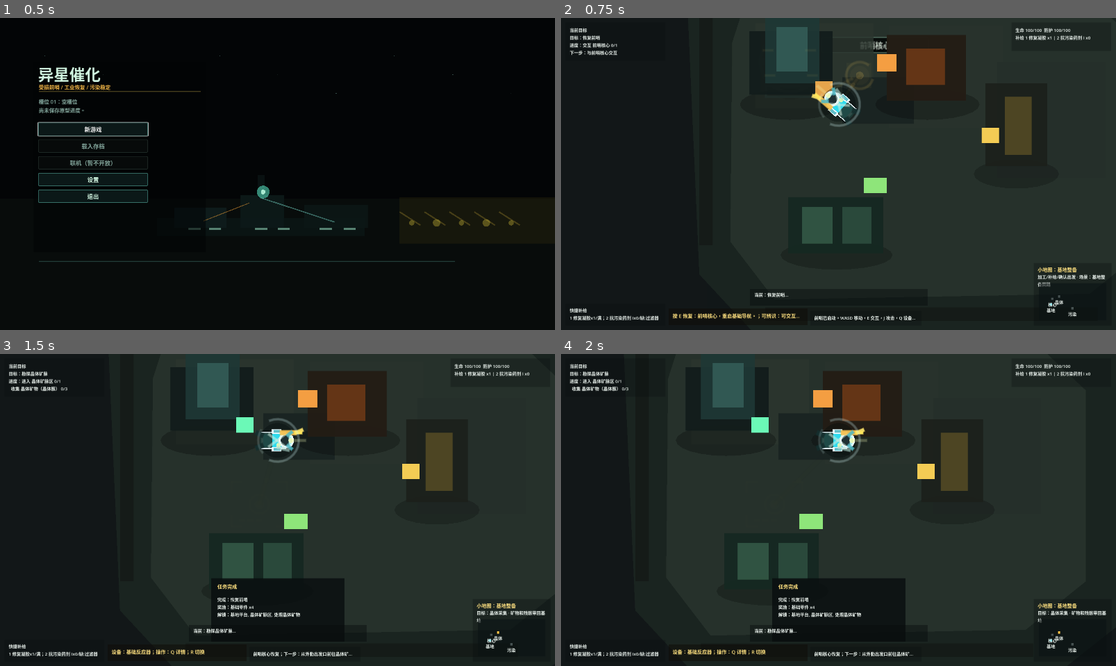
Above: before the commit, frames 1-4 (two rows, left to right).
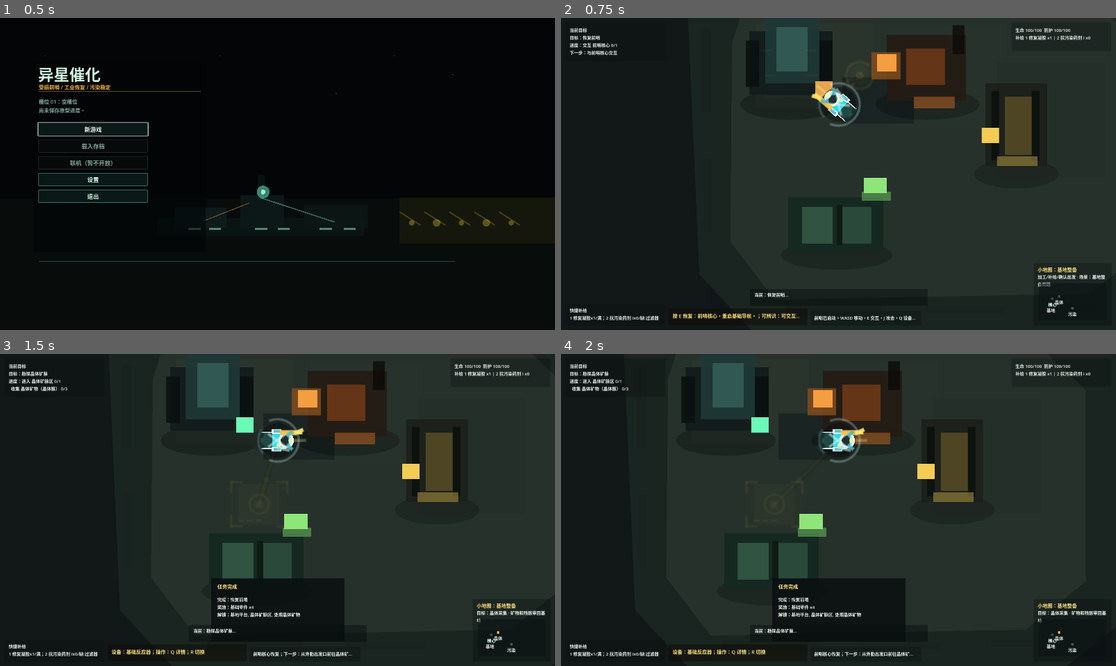
Above: after the commit, the same moments.

Repository: laugh0608/RadishCatalyst
Game: Godot game, scene res://scenes/boot/Boot.tscn
Same seed, same stepped clock (60 frames per second), same inputs: the game is played once before the commit and once after it.
Inputs (mouse positions are in pixels of both pictures, inside the frame that each line leads up to):
- Up to frame 1 (0.5 s): no input
- Up to frame 2 (0.75 s): click "新游戏" at 0.5 s
- Up to frame 3 (1.5 s): tap Enter at 1.25 s; move the mouse to (399, 494) at 1.27 s; hold D (move_right) from 1.28 s (still down); tap E (interact) at 1.35 s; click (399, 494) at 1.42 s
- Up to frame 4 (2 s): keep holding D (move_right)

Frame 1 is identical in both runs. In frame 2, 1.2% of the frame differs, in the area x 33-86%, y 2-59%; in frame 3, 1.1%; in frame 4, 1.0%.
Error in both runs: Invalid type in function '_draw_polyline_closed' in base 'Node2D (DemoBaseStartupPresentationLayer)'. The array of argument 1 (Array) does not have the same el…

Commit message:
fix: 强化基地第一屏设备剪影
- 将首屏墙脚拆成短段，避免重新读成黑色遮挡条。

- 补核心、反应器、储存和整备台职责化剪影，并压低核心焦点遮挡。

- 同步 V2 检查、专题和周志记录。

Diff:
--- a/client/scripts/checks/demo_resource_chain_state_check.gd
+++ b/client/scripts/checks/demo_resource_chain_state_check.gd
@@ -371,6 +371,7 @@
 	var playable_scene_layer := map.get_node("DemoPlayableSceneRebuildLayer") as DemoPlayableSceneRebuildLayer
 	var startup_layer := map.get_node("DemoBaseStartupPresentationLayer") as DemoBaseStartupPresentationLayer
 	var player := map.get_node("Player") as PlayerController
+	var guidance := map.get_node("CurrentObjectiveGuidanceLayer") as CurrentObjectiveGuidanceLayer
 	var outpost_core := map.get_node("Interactables/OutpostCore") as PrototypeInteractable
 	var reactor := map.get_node("Interactables/BasicReactor") as PrototypeInteractable
 	var storage := map.get_node("Interactables/BasicStorageBuildSite") as PrototypeInteractable
@@ -387,16 +388,20 @@
 	_expect_equal(scene_layer.has_scene_shape("base_first_screen_scene.solid_floor_mass"), true, "base first screen scene uses solid floor mass")
 	_expect_equal(scene_layer.has_scene_shape("base_first_screen_scene.platform_edge_boundaries"), true, "base first screen scene has platform boundaries")
 	_expect_equal(scene_layer.has_scene_shape("base_first_screen_scene.low_profile_boundaries"), true, "base first screen scene keeps boundaries low profile")
+	_expect_equal(scene_layer.has_scene_shape("base_first_screen_scene.segmented_wall_edges"), true, "base first screen scene breaks wall edges into short segments")
 	_expect_equal(scene_layer.has_scene_shape("base_first_screen_scene.outpost_core_volume"), true, "base first screen scene gives the core a solid volume")
 	_expect_equal(scene_layer.has_scene_shape("base_first_screen_scene.reactor_volume"), true, "base first screen scene gives the reactor a solid volume")
 	_expect_equal(scene_layer.has_scene_shape("base_first_screen_scene.storage_volume"), true, "base first screen scene gives storage a solid volume")
 	_expect_equal(scene_layer.has_scene_shape("base_first_screen_scene.outfitting_volume"), true, "base first screen scene gives outfitting a solid volume")
+	_expect_equal(scene_layer.has_scene_shape("base_first_screen_scene.device_silhouette_language"), true, "base first screen scene adds device-specific silhouette language")
 	_expect_equal(scene_layer.has_scene_shape("base_first_screen_scene.right_crystal_edge_context"), true, "base first screen scene keeps crystal context to the right edge")
 	_expect_equal(scene_layer.has_scene_shape("base_first_screen_scene.right_crystal_edge_deemphasized"), true, "base first screen scene keeps right crystal edge secondary")
 	_expect_equal(scene_layer.has_scene_shape("base_first_screen_scene.old_rebuild_layer_deemphasized"), true, "base first screen scene demotes the old rebuild layer")
+	_expect_equal(scene_layer.has_scene_shape("base_first_screen_scene.core_focus_compact"), true, "base first screen scene compacts the core focus readout")
 	_expect_equal(scene_layer.has_scene_shape("base_first_screen_scene.existing_interactions_preserved"), true, "base first screen scene records that interactions stay on existing objects")
 	_expect_equal(scene_layer.get_scene_part_count() >= 30, true, "base first screen scene builds many solid parts instead of one overlay board")
 	_expect_equal(scene_layer.get_device_volume_count(), 4, "base first screen scene has four key device volumes")
+	_expect_equal(scene_layer.get_device_silhouette_part_count() >= 10, true, "base first screen scene has device-specific silhouette parts")
 	_expect_equal(scene_layer.get_material_block_count() >= 8, true, "base first screen scene separates material blocks across floor and devices")
 	_expect_equal(scene_layer.get_service_port_count(), 4, "base first screen scene exposes short service ports")
 	_expect_equal(scene_layer.has_scene_part("base_first_screen_scene.part.floor_mass"), true, "base first screen scene has a floor mass part")
@@ -410,12 +415,17 @@
 	_expect_equal(scene_layer.get_muted_context_rect_count() >= 8, true, "base first screen scene suppresses old region color blocks")
 	_expect_equal(playable_scene_layer.modulate.a <= 0.001, true, "base first screen scene hides the old playable rebuild stack in its first-screen scope")
 	_expect_equal(startup_layer.modulate.a <= 0.001, true, "base first screen scene hides the old startup presentation stack in its first-screen scope")
+	_expect_equal(guidance.modulate.a <= 0.181, true, "base first screen scene lowers the current objective overlay")
 	_expect_equal(scene_layer.z_index < player.z_index, true, "base first screen scene stays below the playable actor")
 	_expect_equal(outpost_core.definition_id, "building.outpost_core", "base first screen keeps the existing outpost core interactable")
 	_expect_equal(reactor.definition_id, "building.basic_reactor", "base first screen keeps the existing reactor interactable")
 	_expect_equal(storage.definition_id, "building.basic_storage", "base first screen keeps the existing storage interactable")
 	_expect_equal(outfitting.definition_id, "building.field_outfitting_station", "base first screen keeps the existing outfitting interactable")
 	_expect_equal(map.current_interactable, outpost_core, "base first screen keeps the default first interaction on the outpost core")
+	scene_layer.refresh_focus_visibility(character.position)
+	_expect_equal(outpost_core.label.visible, false, "base first screen hides the core scene label near the player")
+	_expect_equal(outpost_core.focus_ring.modulate.a <= 0.281, true, "base first screen lowers the core focus ring")
+	_expect_equal(outpost_core.marker.modulate.a <= 0.581, true, "base first screen lowers the core marker")
 
 	world.quest_state.complete_quest("quest.restore_outpost")
 	world.add_base_structure("structure.basic_storage", "building.basic_storage", "region.outpost_platform")
--- a/client/scripts/map/demo_base_first_screen_scene_layer.gd
+++ b/client/scripts/map/demo_base_first_screen_scene_layer.gd
@@ -21,11 +21,13 @@
 	"base_first_screen_scene.solid_floor_mass": true,
 	"base_first_screen_scene.platform_edge_boundaries": true,
 	"base_first_screen_scene.low_profile_boundaries": true,
+	"base_first_screen_scene.segmented_wall_edges": true,
 	"base_first_screen_scene.player_spawn_service_pad": true,
 	"base_first_screen_scene.outpost_core_volume": true,
 	"base_first_screen_scene.reactor_volume": true,
 	"base_first_screen_scene.storage_volume": true,
 	"base_first_screen_scene.outfitting_volume": true,
+	"base_first_screen_scene.device_silhouette_language": true,
 	"base_first_screen_scene.grounding_shadows": true,
 	"base_first_screen_scene.material_blocks": true,
 	"base_first_screen_scene.short_service_ports": true,
@@ -33,6 +35,7 @@
 	"base_first_screen_scene.right_crystal_edge_deemphasized": true,
 	"base_first_screen_scene.old_rebuild_layer_deemphasized": true,
 	"base_first_screen_scene.startup_stack_suppressed": true,
+	"base_first_screen_scene.core_focus_compact": true,
 	"base_first_screen_scene.existing_interactions_preserved": true,
 	"base_first_screen_scene.no_new_content_state": true,
 	"base_first_screen_scene.far_core_station_excluded": true,
@@ -61,6 +64,20 @@
 	"base_first_screen_scene.part.reactor_feed_port",
 	"base_first_screen_scene.part.storage_supply_port",
 	"base_first_screen_scene.part.outfitting_lock_port",
+]
+
+const DEVICE_SILHOUETTE_IDS := [
+	"base_first_screen_scene.part.core_side_clamp_left",
+	"base_first_screen_scene.part.core_side_clamp_right",
+	"base_first_screen_scene.part.core_service_cap",
+	"base_first_screen_scene.part.reactor_feed_hopper",
+	"base_first_screen_scene.part.reactor_vent_stack",
+	"base_first_screen_scene.part.reactor_output_tray",
+	"base_first_screen_scene.part.storage_shelf_divider",
+	"base_first_screen_scene.part.storage_top_latch",
+	"base_first_screen_scene.part.outfitting_left_rail",
+	"base_first_screen_scene.part.outfitting_right_rail",
+	"base_first_screen_scene.part.outfitting_tool_cradle",
 ]
 
 const CONTEXT_LAYER_ALPHAS := [
@@ -79,6 +96,7 @@
 	{"path": "DemoBaseHandoffAssetArtPass", "alpha": 0.0},
 	{"path": "DemoPlayableSceneRebuildLayer", "alpha": 0.0},
 	{"path": "DemoBaseStartupPresentationLayer", "alpha": 0.0},
+	{"path": "CurrentObjectiveGuidanceLayer", "alpha": 0.18},
 ]
 
 const CONTEXT_RECT_ALPHAS := [
@@ -143,25 +161,41 @@
 ]
 
 const RECT_PARTS := [
-	{"id": "base_first_screen_scene.part.north_boundary", "role": ROLE_BOUNDARY, "z": 3, "rect": Rect2(Vector2(-348.0, -206.0), Vector2(302.0, 12.0)), "color": Color(0.078, 0.098, 0.088, 0.68)},
-	{"id": "base_first_screen_scene.part.south_boundary", "role": ROLE_BOUNDARY, "z": 3, "rect": Rect2(Vector2(-326.0, 162.0), Vector2(344.0, 14.0)), "color": Color(0.074, 0.092, 0.082, 0.66)},
-	{"id": "base_first_screen_scene.part.west_boundary", "role": ROLE_BOUNDARY, "z": 3, "rect": Rect2(Vector2(-394.0, -138.0), Vector2(14.0, 236.0)), "color": Color(0.072, 0.088, 0.080, 0.62)},
+	{"id": "base_first_screen_scene.part.north_boundary", "role": ROLE_BOUNDARY, "z": 3, "rect": Rect2(Vector2(-338.0, -204.0), Vector2(82.0, 10.0)), "color": Color(0.090, 0.112, 0.100, 0.32)},
+	{"id": "base_first_screen_scene.part.north_wall_footing_mid", "role": ROLE_BOUNDARY, "z": 3, "rect": Rect2(Vector2(-198.0, -204.0), Vector2(66.0, 8.0)), "color": Color(0.090, 0.112, 0.100, 0.24)},
+	{"id": "base_first_screen_scene.part.north_wall_footing_east", "role": ROLE_BOUNDARY, "z": 3, "rect": Rect2(Vector2(-78.0, -202.0), Vector2(42.0, 8.0)), "color": Color(0.090, 0.112, 0.100, 0.18)},
+	{"id": "base_first_screen_scene.part.south_boundary", "role": ROLE_BOUNDARY, "z": 3, "rect": Rect2(Vector2(-304.0, 160.0), Vector2(98.0, 10.0)), "color": Color(0.086, 0.104, 0.094, 0.30)},
+	{"id": "base_first_screen_scene.part.south_service_duct_mid", "role": ROLE_BOUNDARY, "z": 3, "rect": Rect2(Vector2(-160.0, 160.0), Vector2(82.0, 8.0)), "color": Color(0.086, 0.104, 0.094, 0.22)},
+	{"id": "base_first_screen_scene.part.south_service_duct_east", "role": ROLE_BOUNDARY, "z": 3, "rect": Rect2(Vector2(-26.0, 158.0), Vector2(42.0, 8.0)), "color": Color(0.086, 0.104, 0.094, 0.16)},
+	{"id": "base_first_screen_scene.part.west_boundary", "role": ROLE_BOUNDARY, "z": 3, "rect": Rect2(Vector2(-392.0, -126.0), Vector2(10.0, 86.0)), "color": Color(0.084, 0.100, 0.092, 0.28)},
+	{"id": "base_first_screen_scene.part.west_service_duct_lower", "role": ROLE_BOUNDARY, "z": 3, "rect": Rect2(Vector2(-390.0, 8.0), Vector2(8.0, 76.0)), "color": Color(0.084, 0.100, 0.092, 0.20)},
 	{"id": "base_first_screen_scene.part.floor_plate_west", "role": ROLE_MATERIAL, "z": 4, "rect": Rect2(Vector2(-336.0, -132.0), Vector2(122.0, 88.0)), "color": Color(0.170, 0.208, 0.184, 0.82)},
 	{"id": "base_first_screen_scene.part.floor_plate_center", "role": ROLE_MATERIAL, "z": 4, "rect": Rect2(Vector2(-198.0, -130.0), Vector2(118.0, 106.0)), "color": Color(0.158, 0.198, 0.176, 0.82)},
 	{"id": "base_first_screen_scene.part.floor_plate_east", "role": ROLE_MATERIAL, "z": 4, "rect": Rect2(Vector2(-86.0, -92.0), Vector2(112.0, 120.0)), "color": Color(0.146, 0.184, 0.166, 0.78)},
 	{"id": "base_first_screen_scene.part.player_service_pad", "role": ROLE_FLOOR, "z": 6, "rect": Rect2(Vector2(-246.0, -76.0), Vector2(74.0, 48.0)), "color": Color(0.102, 0.142, 0.136, 1.0)},
 	{"id": "base_first_screen_scene.part.outpost_core_plinth", "role": ROLE_DEVICE, "z": 10, "rect": Rect2(Vector2(-342.0, -124.0), Vector2(86.0, 66.0)), "color": Color(0.074, 0.112, 0.108, 0.94)},
+	{"id": "base_first_screen_scene.part.core_side_clamp_left", "role": ROLE_DEVICE, "z": 12, "rect": Rect2(Vector2(-346.0, -114.0), Vector2(14.0, 48.0)), "color": Color(0.036, 0.060, 0.058, 0.86)},
+	{"id": "base_first_screen_scene.part.core_side_clamp_right", "role": ROLE_DEVICE, "z": 12, "rect": Rect2(Vector2(-270.0, -114.0), Vector2(14.0, 48.0)), "color": Color(0.036, 0.060, 0.058, 0.86)},
+	{"id": "base_first_screen_scene.part.core_service_cap", "role": ROLE_MATERIAL, "z": 13, "rect": Rect2(Vector2(-318.0, -154.0), Vector2(38.0, 10.0)), "color": Color(0.096, 0.176, 0.166, 0.72)},
 	{"id": "base_first_screen_scene.part.outpost_core_hull", "role": ROLE_DEVICE, "z": 11, "rect": Rect2(Vector2(-326.0, -142.0), Vector2(56.0, 72.0)), "color": Color(0.118, 0.216, 0.208, 0.94)},
 	{"id": "base_first_screen_scene.part.core_shell_block", "role": ROLE_MATERIAL, "z": 12, "rect": Rect2(Vector2(-314.0, -128.0), Vector2(32.0, 46.0)), "color": Color(0.204, 0.372, 0.346, 0.86)},
 	{"id": "base_first_screen_scene.part.basic_reactor_body", "role": ROLE_DEVICE, "z": 10, "rect": Rect2(Vector2(-200.0, -120.0), Vector2(82.0, 68.0)), "color": Color(0.140, 0.112, 0.080, 0.94)},
+	{"id": "base_first_screen_scene.part.reactor_feed_hopper", "role": ROLE_MATERIAL, "z": 13, "rect": Rect2(Vector2(-216.0, -102.0), Vector2(30.0, 28.0)), "color": Color(0.520, 0.300, 0.120, 0.84)},
 	{"id": "base_first_screen_scene.part.reactor_heat_chamber", "role": ROLE_MATERIAL, "z": 12, "rect": Rect2(Vector2(-180.0, -106.0), Vector2(40.0, 38.0)), "color": Color(0.430, 0.220, 0.090, 0.88)},
+	{"id": "base_first_screen_scene.part.reactor_vent_stack", "role": ROLE_DEVICE, "z": 12, "rect": Rect2(Vector2(-132.0, -130.0), Vector2(12.0, 30.0)), "color": Color(0.050, 0.044, 0.034, 0.80)},
+	{"id": "base_first_screen_scene.part.reactor_output_tray", "role": ROLE_SERVICE, "z": 13, "rect": Rect2(Vector2(-172.0, -56.0), Vector2(42.0, 12.0)), "color": Color(0.640, 0.360, 0.140, 0.62)},
 	{"id": "base_first_screen_scene.part.reactor_feed_port", "role": ROLE_SERVICE, "z": 13, "rect": Rect2(Vector2(-210.0, -100.0), Vector2(20.0, 18.0)), "color": Color(0.760, 0.520, 0.220, 0.86)},
 	{"id": "base_first_screen_scene.part.storage_bank_body", "role": ROLE_DEVICE, "z": 10, "rect": Rect2(Vector2(-302.0, 48.0), Vector2(98.0, 58.0)), "color": Color(0.086, 0.158, 0.130, 0.94)},
 	{"id": "base_first_screen_scene.part.storage_cargo_block_a", "role": ROLE_MATERIAL, "z": 12, "rect": Rect2(Vector2(-288.0, 58.0), Vector2(32.0, 38.0)), "color": Color(0.206, 0.352, 0.276, 0.88)},
+	{"id": "base_first_screen_scene.part.storage_shelf_divider", "role": ROLE_DEVICE, "z": 13, "rect": Rect2(Vector2(-252.0, 56.0), Vector2(6.0, 42.0)), "color": Color(0.044, 0.088, 0.070, 0.74)},
 	{"id": "base_first_screen_scene.part.storage_cargo_block_b", "role": ROLE_MATERIAL, "z": 12, "rect": Rect2(Vector2(-246.0, 58.0), Vector2(30.0, 38.0)), "color": Color(0.180, 0.302, 0.248, 0.88)},
+	{"id": "base_first_screen_scene.part.storage_top_latch", "role": ROLE_SERVICE, "z": 13, "rect": Rect2(Vector2(-226.0, 42.0), Vector2(30.0, 10.0)), "color": Color(0.410, 0.720, 0.360, 0.58)},
 	{"id": "base_first_screen_scene.part.storage_supply_port", "role": ROLE_SERVICE, "z": 13, "rect": Rect2(Vector2(-224.0, 28.0), Vector2(24.0, 16.0)), "color": Color(0.452, 0.728, 0.380, 0.84)},
 	{"id": "base_first_screen_scene.part.outfitting_rack_body", "role": ROLE_DEVICE, "z": 10, "rect": Rect2(Vector2(-98.0, -70.0), Vector2(64.0, 86.0)), "color": Color(0.112, 0.128, 0.106, 0.94)},
+	{"id": "base_first_screen_scene.part.outfitting_left_rail", "role": ROLE_DEVICE, "z": 12, "rect": Rect2(Vector2(-92.0, -62.0), Vector2(8.0, 72.0)), "color": Color(0.050, 0.060, 0.050, 0.84)},
+	{"id": "base_first_screen_scene.part.outfitting_right_rail", "role": ROLE_DEVICE, "z": 12, "rect": Rect2(Vector2(-50.0, -62.0), Vector2(8.0, 72.0)), "color": Color(0.050, 0.060, 0.050, 0.84)},
 	{"id": "base_first_screen_scene.part.outfitting_suit_frame", "role": ROLE_MATERIAL, "z": 12, "rect": Rect2(Vector2(-78.0, -56.0), Vector2(28.0, 60.0)), "color": Color(0.330, 0.294, 0.142, 0.88)},
+	{"id": "base_first_screen_scene.part.outfitting_tool_cradle", "role": ROLE_SERVICE, "z": 13, "rect": Rect2(Vector2(-86.0, 6.0), Vector2(42.0, 10.0)), "color": Color(0.720, 0.620, 0.260, 0.52)},
 	{"id": "base_first_screen_scene.part.outfitting_lock_port", "role": ROLE_SERVICE, "z": 13, "rect": Rect2(Vector2(-102.0, -24.0), Vector2(18.0, 16.0)), "color": Color(0.806, 0.650, 0.260, 0.84)},
 	{"id": "base_first_screen_scene.part.core_repair_port", "role": ROLE_SERVICE, "z": 13, "rect": Rect2(Vector2(-274.0, -72.0), Vector2(18.0, 16.0)), "color": Color(0.700, 0.820, 0.560, 0.86)},
 ]
@@ -184,6 +218,8 @@
 var scene_state_shape_ids: Array[String] = []
 var context_original_modulates: Dictionary = {}
 var context_rect_original_colors: Dictionary = {}
+var focus_original_modulates: Dictionary = {}
+var focus_original_label_visibility: Dictionary = {}
 var muted_context_layer_count := 0
 var muted_context_rect_count := 0
 var scene_active := false
@@ -219,6 +255,7 @@
 	visible = scene_active
 	_set_context_layers_muted(scene_active)
 	_set_context_rects_muted(scene_active)
+	_set_first_screen_focus_compact(scene_active)
 
 
 func is_scene_active_at(player_position: Vector2) -> bool:
@@ -272,6 +309,10 @@
 
 func get_service_port_count() -> int:
 	return SERVICE_PORT_IDS.size()
+
+
+func get_device_silhouette_part_count() -> int:
+	return DEVICE_SILHOUETTE_IDS.size()
 
 
 func get_muted_context_layer_count() -> int:
@@ -449,6 +490,51 @@
 	context_rect_original_colors.clear()
 
 
+func _set_first_screen_focus_compact(should_compact: bool) -> void:
+	var map_root := get_parent()
+	if map_root == null:
+		return
+	var outpost_core := map_root.get_node_or_null("Interactables/OutpostCore") as PrototypeInteractable
+	if outpost_core == null:
+		return
+	_set_child_label_compact(outpost_core, "Label", should_compact)
+	_set_child_modulate_alpha(outpost_core, "FocusRing", should_compact, 0.28)
+	_set_child_modulate_alpha(outpost_core, "Marker", should_compact, 0.58)
+	if not should_compact:
+		focus_original_modulates.clear()
+		focus_original_label_visibility.clear()
+
+
+func _set_child_label_compact(parent: Node, child_name: String, should_compact: bool) -> void:
+	var label := parent.get_node_or_null(child_name) as Label
+	if label == null:
+		return
+	var key := "%d/%s.visible" % [parent.get_instance_id(), child_name]
+	if should_compact:
+		if not focus_original_label_visibility.has(key):
+			focus_original_label_visibility[key] = label.visible
+		label.visible = false
+		return
+	if focus_original_label_visibility.has(key):
+		label.visible = bool(focus_original_label_visibility[key])
+
+
+func _set_child_modulate_alpha(parent: Node, child_name: String, should_compact: bool, alpha: float) -> void:
+	var canvas_item := parent.get_node_or_null(child_name) as CanvasItem
+	if canvas_item == null:
+		return
+	var key := "%d/%s.modulate" % [parent.get_instance_id(), child_name]
+	if should_compact:
+		if not focus_original_modulates.has(key):
+			focus_original_modulates[key] = canvas_item.modulate
+		var compact_modulate := focus_original_modulates[key] as Color
+		compact_modulate.a = alpha
+		canvas_item.modulate = compact_modulate
+		return
+	if focus_original_modulates.has(key):
+		canvas_item.modulate = focus_original_modulates[key] as Color
+
+
 func _has_base_device_context(world_state: WorldState) -> bool:
 	if world_state == null:
 		return false
Not shown, changed: docs/devlogs/2026-W27.md
Not shown, changed: docs/features/demo-base-first-screen-scene-v2.md
Not shown, changed: scripts/check-client-demo-resource-chain-state.py
